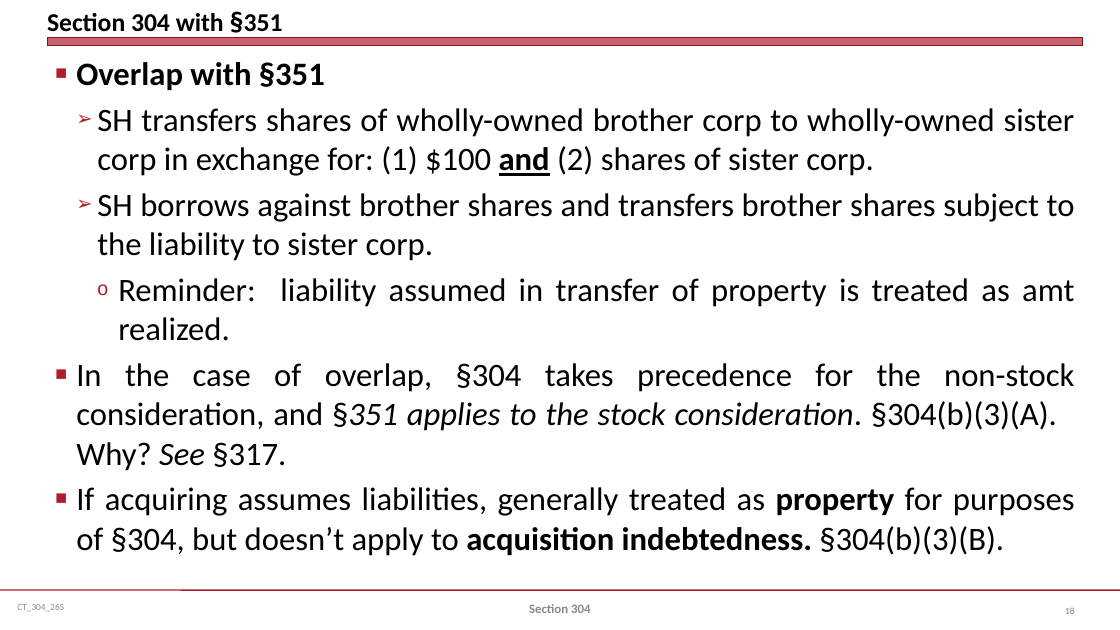
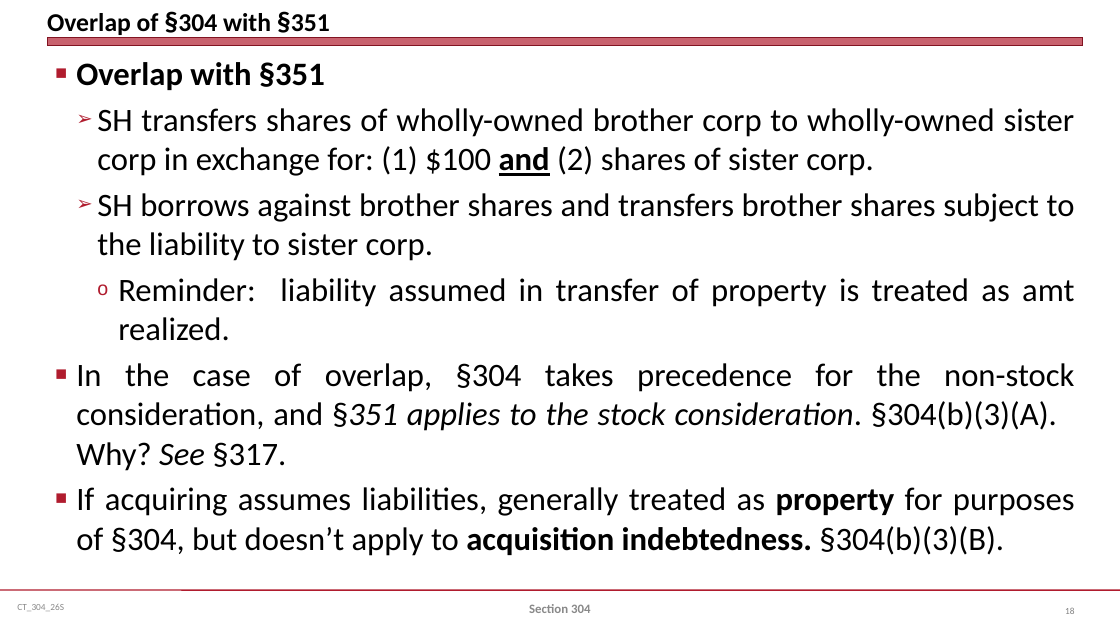
Before and after one commit to jmc877/Corporate-Tax, a slide deck: slide 18 of slides/CT_304_26S.pptx. Drawn at 1120x630 pixels with LibreOffice and Linux fonts; fonts in the diff are those of the drawing. Boxes give left, top, right and bottom in pixels: in the first picture for what was removed or moved away, otherwise in the second. Text is boxed around its words. In the diff, an @@ line names an element or a change of style, - is before the commit and + after.

```diff
--- a/slides/CT_304_26S.pptx
+++ b/slides/CT_304_26S.pptx
@@ title at (47,13,330,35): text changed @@
-Section 304 with §351
+Overlap of §304 with §351
```
Also in this commit, not shown: 2 other slides changed.
